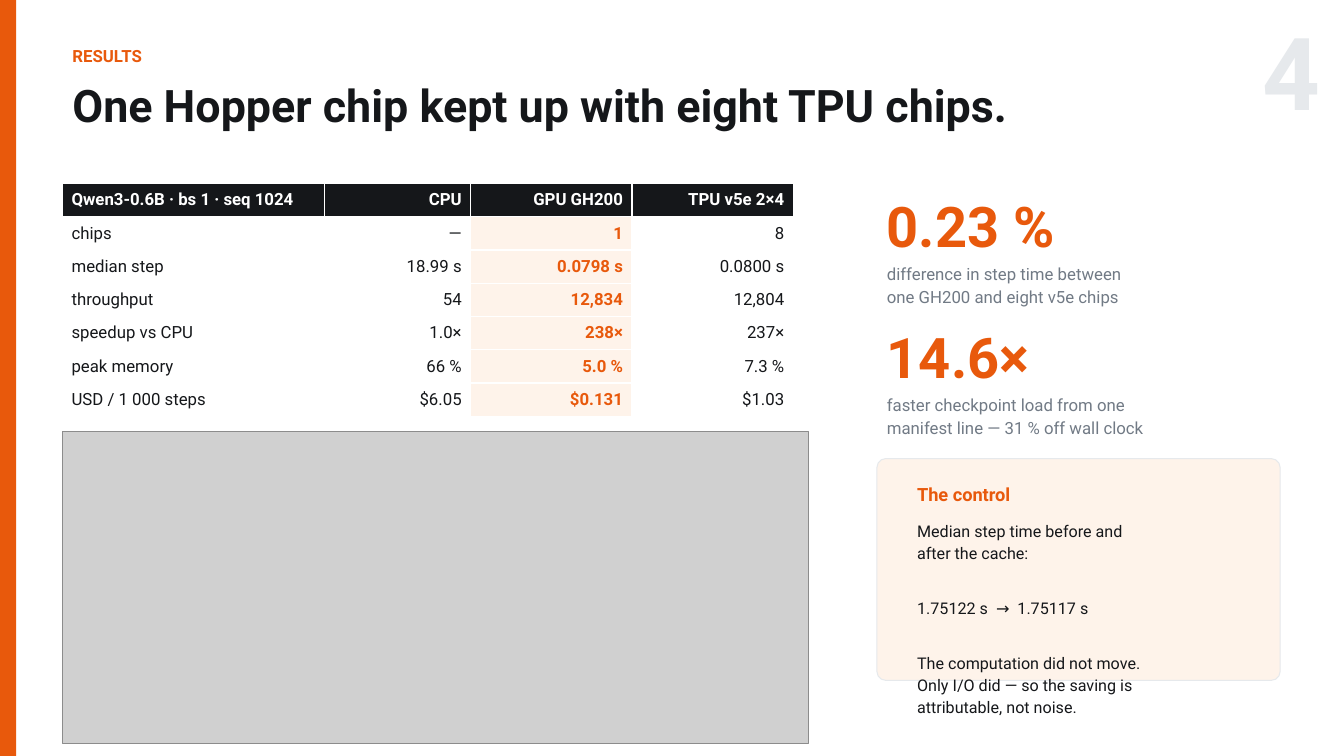
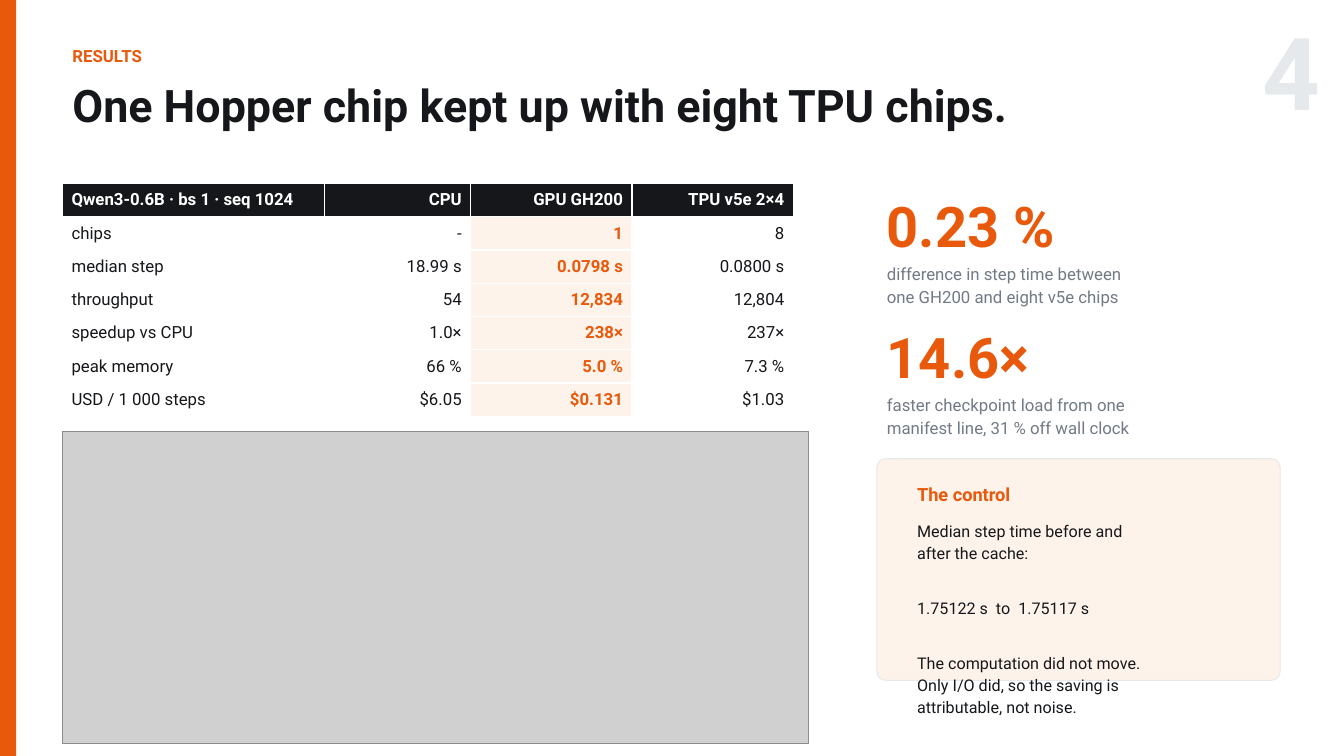
Before and after one commit to RN0L/me344-qwen3-icd10-profiling, a slide deck: slide 4 of slides/ME344_Final_Arnold_Hambuch.pptx. Drawn at 1344x756 pixels with LibreOffice and Linux fonts; fonts in the diff are those of the drawing; grey boxes stand for pictures. Boxes give left, top, right and bottom in pixels: in the first picture for what was removed or moved away, otherwise in the second. Text is boxed around its words. In the diff, an @@ line names an element or a change of style, - is before the commit and + after.

```diff
--- a/slides/ME344_Final_Arnold_Hambuch.pptx
+++ b/slides/ME344_Final_Arnold_Hambuch.pptx
@@ table at [63, 184, 793, 416] @@
-row 2, column 2: —
+row 2, column 2: -
@@ text at [887, 421, 1130, 436]: text changed @@
-manifest line — 31 % off wall clock
+manifest line, 31 % off wall clock
@@ text at [917, 602, 1089, 614]: text changed @@
-1.75122 s → 1.75117 s
+1.75122 s to 1.75117 s
@@ text at [917, 679, 1119, 695]: text changed @@
-Only I/O did — so the saving is
+Only I/O did, so the saving is
```
Also in this commit, not shown: 4 other slides changed, 4 other files.
